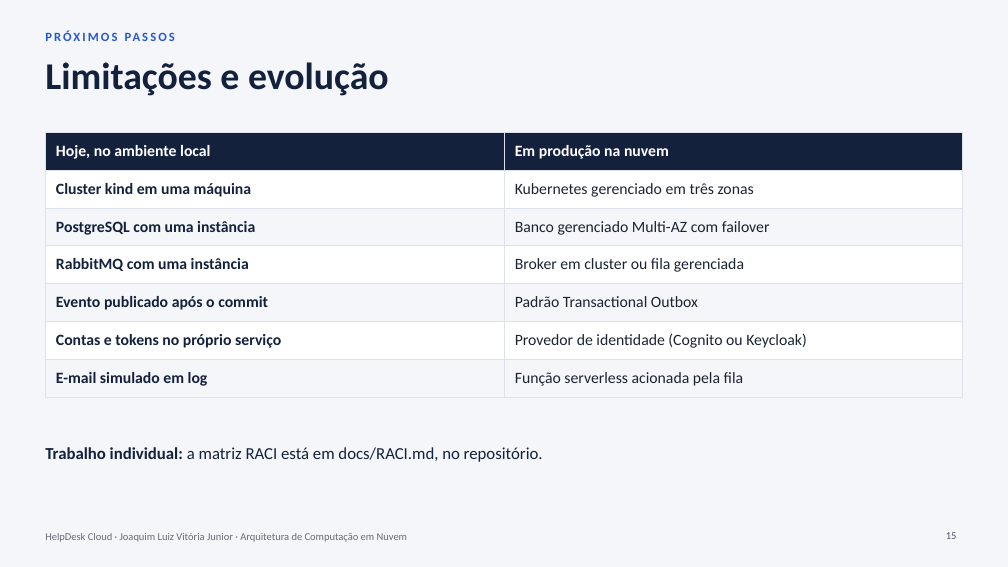
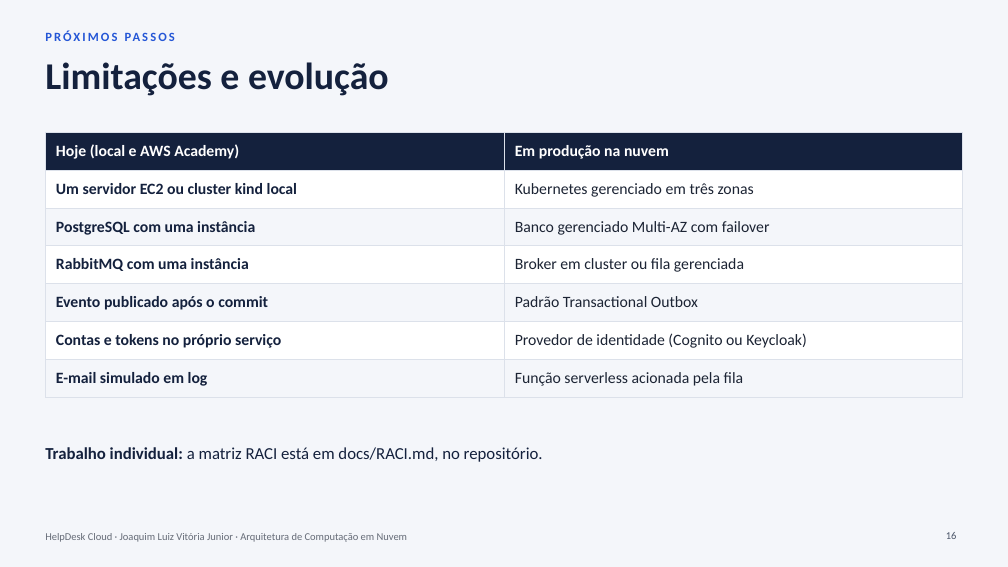
Before and after one commit to jlvjunior/HelpDesk, a slide deck: slide 16 of docs/apresentacao/HelpDesk-Cloud-Apresentacao.pptx (slide 15 before the commit). Drawn at 1008x567 pixels with LibreOffice and Linux fonts; fonts in the diff are those of the drawing. Boxes give left, top, right and bottom in pixels: in the first picture for what was removed or moved away, otherwise in the second. Text is boxed around its words. In the diff, an @@ line names an element or a change of style, - is before the commit and + after.

```diff
--- a/docs/apresentacao/HelpDesk-Cloud-Apresentacao.pptx
+++ b/docs/apresentacao/HelpDesk-Cloud-Apresentacao.pptx
@@ table at (45,132,963,390) @@
-row 1, column 1: Hoje, no ambiente local
+row 1, column 1: Hoje (local e AWS Academy)
-row 2, column 1: Cluster kind em uma máquina
+row 2, column 1: Um servidor EC2 ou cluster kind local
```
Also in this commit, not shown: 3 other slides changed, 1 slide added, 9 other files.
